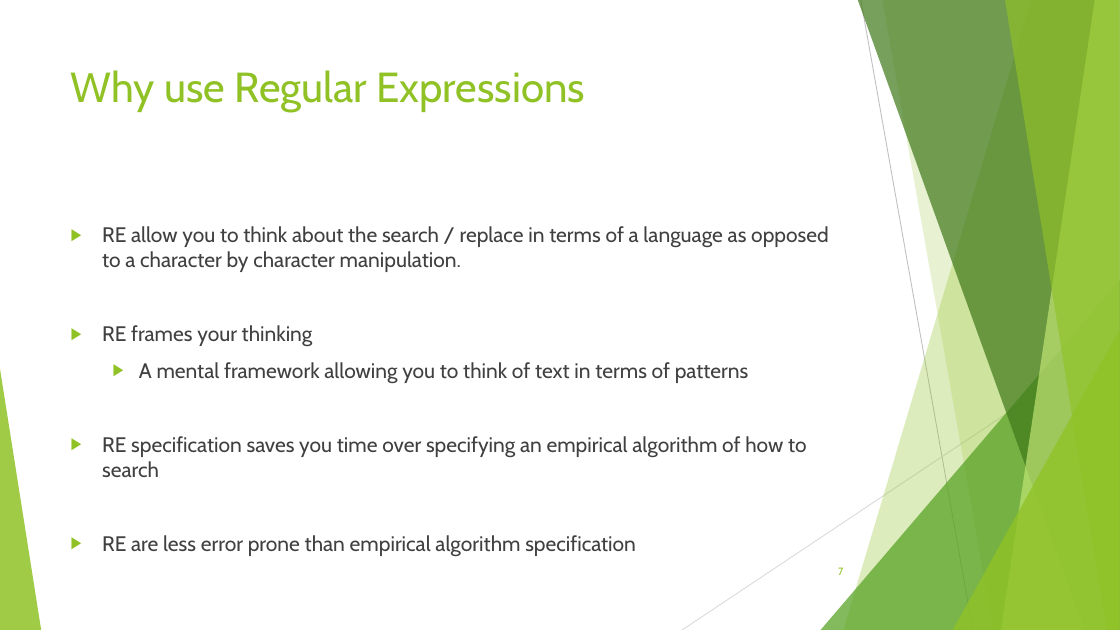
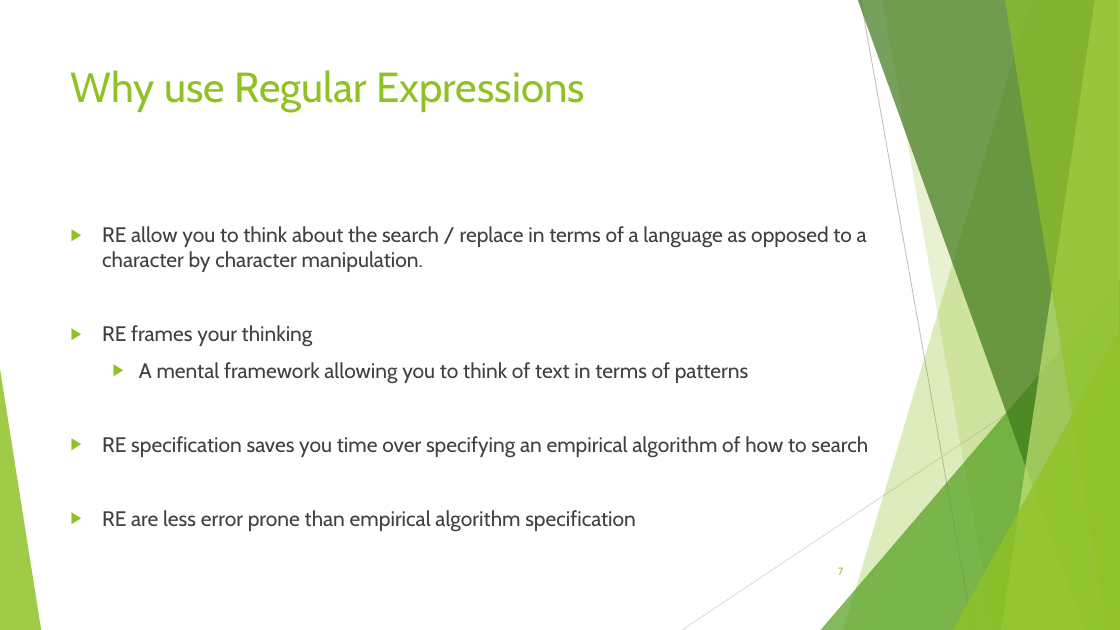
Before and after one commit to avifarah/RegularExpressionsTalk, a slide deck: slide 7 of Regular expression.pptx. Drawn at 1120x630 pixels with LibreOffice and Linux fonts; fonts in the diff are those of the drawing. Boxes give left, top, right and bottom in pixels: in the first picture for what was removed or moved away, otherwise in the second. Text is boxed around its words. In the diff, an @@ line names an element or a change of style, - is before the commit and + after.

```diff
--- a/Regular expression.pptx
+++ b/Regular expression.pptx
@@ text "RE allow you to think ..." rewrapped from (102, 226, 829, 557) to (102, 226, 868, 532) @@
```
Also in this commit, not shown: 7 other slides changed.
